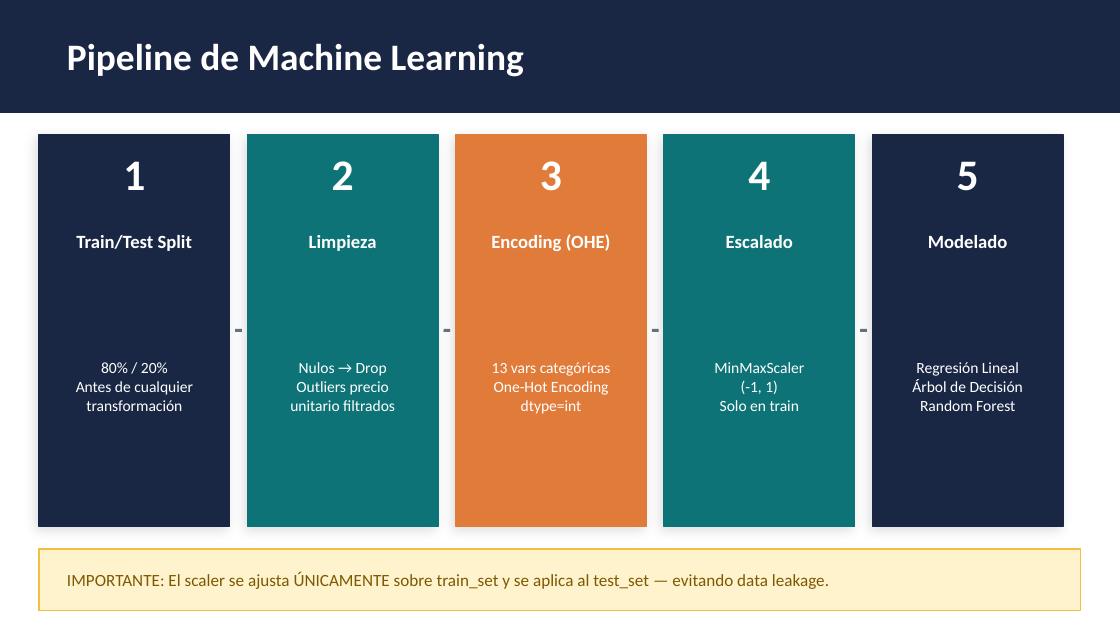
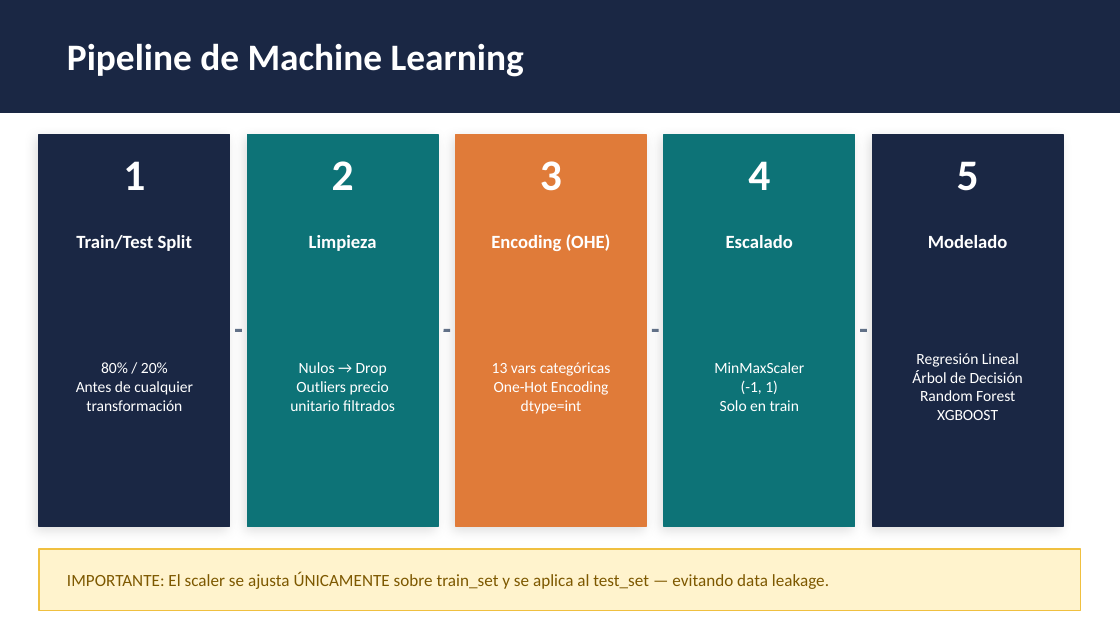
Before and after one commit to Apriroca/ML_Prediccion_Vivienda_Valencia, a slide deck: slide 5 of Presentacion.pptx. Drawn at 1120x630 pixels with LibreOffice and Linux fonts; fonts in the diff are those of the drawing. Boxes give left, top, right and bottom in pixels: in the first picture for what was removed or moved away, otherwise in the second. Text is boxed around its words. In the diff, an @@ line names an element or a change of style, - is before the commit and + after.

```diff
--- a/Presentacion.pptx
+++ b/Presentacion.pptx
@@ text at (937, 410, 998, 420): paragraph added @@
+XGBOOST
```
Also in this commit, not shown: 1 other slide changed, 1 slide added, 3 slides removed.
